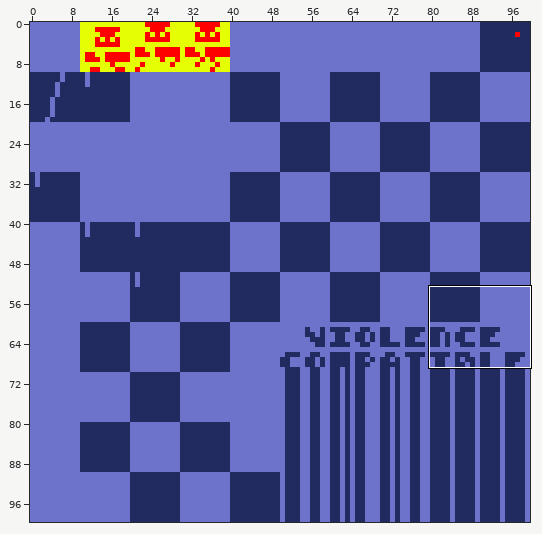
Sprite sheet, stored at dreamlands/compatible/compatible.png. The picture above shows the old version from afar; the outline marks the close-up.
Close-up. Old version:
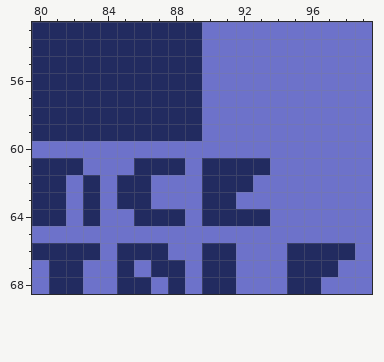
The file is 100x100 pixels. Shown: x 80..99, y 53..68. The commit also changed other parts of the picture, which this record leaves out.
Once edited:
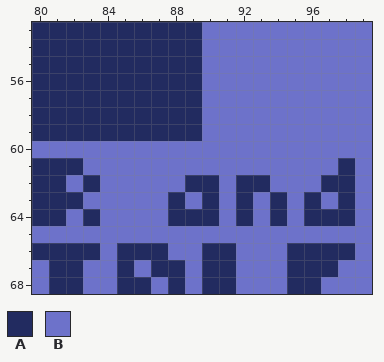
Palette (. is transparent): A #222b60  B #6d72ca
Edits made:
y 61: x 86..88 AAA -> BBB; x 90..93 AAAA -> BBBB; x 98 B -> A
y 62: x 85..86 AA -> BB; x 89 B -> A; x 91 A -> B; x 93 B -> A; x 97..98 BB -> AA
y 63: x 82..83 BA -> AB; x 85..86 AA -> BB; x 88 B -> A; x 91..92 AB -> BA; x 94 B -> A; x 96 B -> A; x 98 B -> A
y 64: x 86..87 AA -> BB; x 89 B -> A; x 91 A -> B; x 93..94 AB -> BA; x 96..98 BBB -> AAA
Boxes around the changes in both close-ups, in picture pixels (x1, y1, x2, y2):
changed: (66, 158, 355, 226)
